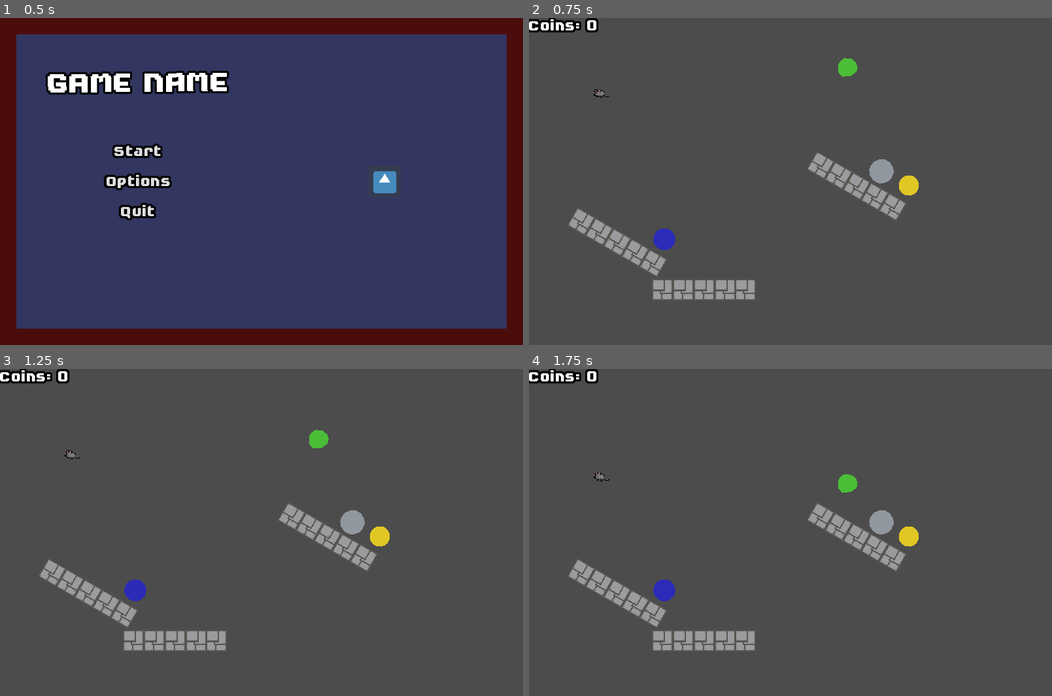
Above: before the commit, frames 1-4 (two rows, left to right).
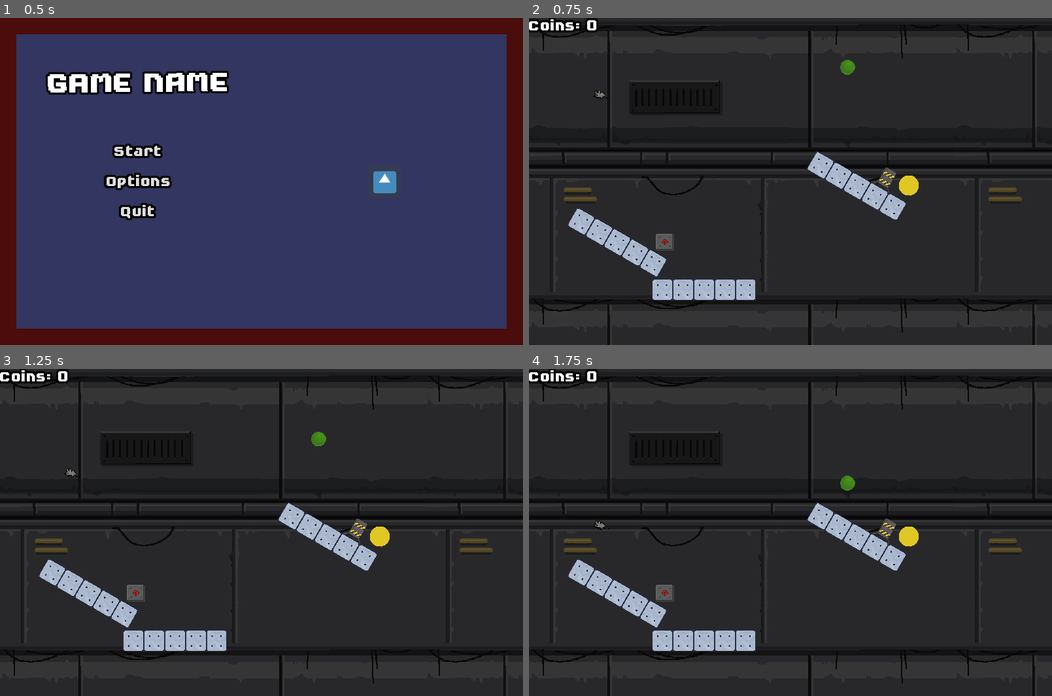
Above: after the commit, the same moments.

Repository: rkblake/TexasGameJam2021
Game: Godot game, scene res://scenes/main.tscn
Two runs of this game, one before a commit and one after it. Both use one fixed random seed, a clock stepped at 60 frames per second and the inputs below. The engine's default icon, where the game draws it, is replaced by a stand-in: a white triangle on a blue panel in a dark square.
Inputs (mouse positions are in pixels of both pictures, inside the frame that each line leads up to):
- Up to frame 1 (0.5 s): no input
- Up to frame 2 (0.75 s): click "Start" at 0.5 s
- Up to frame 3 (1.25 s): no input
- Up to frame 4 (1.75 s): move the mouse to (905, 516) at 1.27 s; tap Space (ui_select) at 1.52 s

Frame 1 is identical in both runs. In frame 2, 87% of the frame differs, in the area x 0-100%, y 0-100%; in frame 3, 87%; in frame 4, 87%.

Commit message:
replaced placeholder art and added background

Diff:
--- /dev/null
+++ b/assets/ArtAssets/Button.tres
@@ -0,0 +1,19 @@
+[gd_resource type="SpriteFrames" load_steps=5 format=2]
+
+[ext_resource path="res://assets/ArtAssets/Button_Press_buttonpress_0.png" type="Texture" id=1]
+[ext_resource path="res://assets/ArtAssets/Button_Idle_buttonidle_0.png" type="Texture" id=2]
+[ext_resource path="res://assets/ArtAssets/Button_Press_buttonpress_2.png" type="Texture" id=3]
+[ext_resource path="res://assets/ArtAssets/Button_Press_buttonpress_1.png" type="Texture" id=4]
+
+[resource]
+animations = [ {
+"frames": [ ExtResource( 1 ), ExtResource( 4 ), ExtResource( 3 ) ],
+"loop": false,
+"name": "press",
+"speed": 5.0
+}, {
+"frames": [ ExtResource( 2 ) ],
+"loop": true,
+"name": "idle",
+"speed": 5.0
+} ]
--- /dev/null
+++ b/assets/ArtAssets/Obstacle.tres
@@ -0,0 +1,20 @@
+[gd_resource type="SpriteFrames" load_steps=6 format=2]
+
+[ext_resource path="res://assets/ArtAssets/Obstacle_Idle_obstacleIdle_0.png" type="Texture" id=1]
+[ext_resource path="res://assets/ArtAssets/Obstacle_Clear_obstacleClear_0.png" type="Texture" id=2]
+[ext_resource path="res://assets/ArtAssets/Obstacle_Clear_obstacleClear_1.png" type="Texture" id=3]
+[ext_resource path="res://assets/ArtAssets/Obstacle_Clear_obstacleClear_3.png" type="Texture" id=4]
+[ext_resource path="res://assets/ArtAssets/Obstacle_Clear_obstacleClear_2.png" type="Texture" id=5]
+
+[resource]
+animations = [ {
+"frames": [ ExtResource( 2 ), ExtResource( 3 ), ExtResource( 5 ), ExtResource( 4 ) ],
+"loop": false,
+"name": "clear",
+"speed": 10.0
+}, {
+"frames": [ ExtResource( 1 ) ],
+"loop": true,
+"name": "idle",
+"speed": 5.0
+} ]
--- a/scenes/Button.tscn
+++ b/scenes/Button.tscn
@@ -1,12 +1,13 @@
-[gd_scene load_steps=4 format=2]
+[gd_scene load_steps=5 format=2]
 
 [ext_resource path="res://scripts/Button.gd" type="Script" id=1]
+[ext_resource path="res://assets/ArtAssets/Button.tres" type="SpriteFrames" id=2]
 
 [sub_resource type="CircleShape2D" id=1]
 radius = 21.4297
 
 [sub_resource type="CircleShape2D" id=2]
-radius = 54.0454
+radius = 37.8888
 
 [node name="Button" type="Node2D" groups=[
 "Button",
@@ -18,10 +19,6 @@
 [node name="CollisionShape2D" type="CollisionShape2D" parent="Center"]
 shape = SubResource( 1 )
 
-[node name="Polygon2D" type="Polygon2D" parent="."]
-color = Color( 0.176471, 0.172549, 0.721569, 1 )
-polygon = PoolVector2Array( 5.81688, -20.5861, 10.7725, -18.5259, 14.7816, -15.2964, 18.4008, -10.6191, 20.7394, -5.44079, 21.3519, 0.127331, 20.9065, 5.63977, 18.4565, 10.9852, 15.0043, 15.1612, 10.4384, 18.8362, 5.53848, 20.7294, -0.252369, 21.7316, -5.4864, 20.8407, -10.9988, 18.4464, -15.3976, 14.9942, -18.7942, 10.7068, -21.0771, 5.19432, -21.5783, 0.238693, -20.6317, -5.66351, -18.7385, -10.7305, -14.9522, -15.4077, -10.7204, -18.5259, -4.98527, -20.7531, -0.0853271, -21.4213 )
-
 [node name="Gravity" type="Area2D" parent="."]
 collision_layer = 2
 collision_mask = 2
@@ -29,6 +26,13 @@
 [node name="CollisionShape2D" type="CollisionShape2D" parent="Gravity"]
 shape = SubResource( 2 )
 
+[node name="AnimatedSprite" type="AnimatedSprite" parent="."]
+scale = Vector2( 2, 2 )
+frames = ExtResource( 2 )
+animation = "idle"
+playing = true
+offset = Vector2( 0, -2 )
+
 [connection signal="body_entered" from="Center" to="." method="_on_Center_body_entered"]
 [connection signal="body_exited" from="Center" to="." method="_on_Center_body_exited"]
 [connection signal="body_entered" from="Gravity" to="." method="_on_Gravity_body_entered"]
--- a/scenes/Game.tscn
+++ b/scenes/Game.tscn
@@ -6,14 +6,16 @@
 [ext_resource path="res://scenes/Mouse.tscn" type="PackedScene" id=4]
 [ext_resource path="res://scenes/Obstacle.tscn" type="PackedScene" id=5]
 [ext_resource path="res://assets/fonts/FutilePro.tres" type="DynamicFont" id=6]
-[ext_resource path="res://assets/sprites/tile.png" type="Texture" id=7]
+[ext_resource path="res://assets/sprites/floor_sprite.png" type="Texture" id=7]
+[ext_resource path="res://assets/ArtAssets/Marble_Animation 1_0.png" type="Texture" id=8]
+[ext_resource path="res://assets/sprites/lighter_background.jpg" type="Texture" id=9]
 
 [sub_resource type="PhysicsMaterial" id=3]
 friction = 0.73
 bounce = 0.18
 
 [sub_resource type="CircleShape2D" id=2]
-radius = 19.1277
+radius = 14.6387
 
 [sub_resource type="PhysicsMaterial" id=4]
 friction = 0.78
@@ -35,6 +37,10 @@
 
 [sub_resource type="VisualShaderNodeInput" id=10]
 input_name = "texture_pixel_size"
+
+[sub_resource type="VisualShaderNodeVectorOp" id=11]
+default_input_values = [ 0, Vector3( 0, 0, 0 ), 1, Vector3( 1.5, 1.6, 1.7 ) ]
+operator = 2
 
 [sub_resource type="VisualShader" id=7]
 code = "shader_type canvas_item;
@@ -60,8 +66,12 @@
 	vec3 n_out2p0 = tex_frg_2_read.rgb;
 	float n_out2p1 = tex_frg_2_read.a;
 
+// VectorOp:6
+	vec3 n_in6p1 = vec3(1.50000, 1.60000, 1.70000);
+	vec3 n_out6p0 = n_out2p0 * n_in6p1;
+
 // Output:0
-	COLOR.rgb = n_out2p0;
+	COLOR.rgb = n_out6p0;
 
 }
 
@@ -70,6 +80,7 @@
 
 }
 "
+graph_offset = Vector2( -42, 30 )
 mode = 1
 flags/light_only = false
 nodes/fragment/0/position = Vector2( 1080, 60 )
@@ -81,13 +92,25 @@
 nodes/fragment/4/position = Vector2( 400, 200 )
 nodes/fragment/5/node = SubResource( 10 )
 nodes/fragment/5/position = Vector2( 60, 340 )
-nodes/fragment/connections = PoolIntArray( 2, 0, 0, 0, 3, 0, 4, 0, 4, 0, 2, 0 )
+nodes/fragment/6/node = SubResource( 11 )
+nodes/fragment/6/position = Vector2( 860, 220 )
+nodes/fragment/connections = PoolIntArray( 3, 0, 4, 0, 4, 0, 2, 0, 2, 0, 6, 0, 6, 0, 0, 0 )
 
 [sub_resource type="ShaderMaterial" id=8]
 shader = SubResource( 7 )
 
 [node name="Game" type="Node2D"]
 script = ExtResource( 1 )
+
+[node name="Background" type="TextureRect" parent="."]
+self_modulate = Color( 0.407843, 0.376471, 0.368627, 1 )
+margin_right = 1025.0
+margin_bottom = 641.0
+texture = ExtResource( 9 )
+stretch_mode = 2
+__meta__ = {
+"_edit_use_anchors_": false
+}
 
 [node name="GUI" type="CanvasLayer" parent="."]
 
@@ -111,10 +134,9 @@
 [node name="CollisionShape2D" type="CollisionShape2D" parent="Marble"]
 shape = SubResource( 2 )
 
-[node name="Polygon2D" type="Polygon2D" parent="Marble"]
-scale = Vector2( 1.94288, 1.94288 )
-color = Color( 0.298039, 0.74902, 0.219608, 1 )
-polygon = PoolVector2Array( 3.47395, 8.86186, 9.09261, 4.74152, 10.2163, -0.127975, 8.71803, -4.62291, 4.22311, -8.36867, -3.26843, -9.11783, -7.38878, -6.12122, -9.63624, -2.00087, -9.26166, 5.11609, -5.51589, 9.61102 )
+[node name="Sprite" type="Sprite" parent="Marble"]
+position = Vector2( -0.472534, 0.629959 )
+texture = ExtResource( 8 )
 
 [node name="StaticBody2D" type="StaticBody2D" parent="."]
 position = Vector2( 563.751, 259.878 )
@@ -181,7 +203,7 @@
 position = Vector2( 743.615, 327.538 )
 
 [node name="Button" parent="." instance=ExtResource( 3 )]
-position = Vector2( 265, 433 )
+position = Vector2( 266, 438 )
 obstacle_path = NodePath("../ObstacleTest")
 
 [node name="Mouse" parent="." instance=ExtResource( 4 )]
@@ -189,4 +211,5 @@
 collision_layer = 3
 
 [node name="ObstacleTest" parent="." instance=ExtResource( 5 )]
-position = Vector2( 690, 300 )
+position = Vector2( 700.079, 314.489 )
+rotation = 0.523598
--- a/scenes/Mouse.tscn
+++ b/scenes/Mouse.tscn
@@ -7,6 +7,9 @@
 radius = 9.16892
 
 [node name="Mouse" type="RigidBody2D"]
+gravity_scale = 2.88
+linear_damp = 0.53
+angular_damp = 3.077
 script = ExtResource( 2 )
 
 [node name="CollisionShape2D" type="CollisionShape2D" parent="."]
--- a/scenes/Obstacle.tscn
+++ b/scenes/Obstacle.tscn
@@ -1,9 +1,10 @@
-[gd_scene load_steps=3 format=2]
+[gd_scene load_steps=4 format=2]
 
 [ext_resource path="res://scripts/Obstacle.gd" type="Script" id=1]
+[ext_resource path="res://assets/ArtAssets/Obstacle.tres" type="SpriteFrames" id=2]
 
-[sub_resource type="CircleShape2D" id=1]
-radius = 24.1343
+[sub_resource type="RectangleShape2D" id=1]
+extents = Vector2( 12.125, 19 )
 
 [node name="Obstacle" type="StaticBody2D"]
 script = ExtResource( 1 )
@@ -11,6 +12,9 @@
 [node name="CollisionShape2D" type="CollisionShape2D" parent="."]
 shape = SubResource( 1 )
 
-[node name="Polygon2D" type="Polygon2D" parent="."]
-color = Color( 0.572549, 0.596078, 0.623529, 1 )
-polygon = PoolVector2Array( 5.45772, 22.8298, 14.3845, 19.3259, 19.9741, 12.8186, 24.2289, 2.9741, 23.1443, -6.4532, 16.9707, -17.2153, 7.29313, -23.0553, -4.13644, -23.5558, -14.7317, -18.5502, -20.8219, -11.2086, -23.9922, -2.69896, -22.9911, 7.8129, -15.9831, 17.8242, -7.6404, 22.9133, 1.36977, 24.0813 )
+[node name="AnimatedSprite" type="AnimatedSprite" parent="."]
+position = Vector2( -4.5, -7.125 )
+scale = Vector2( 2, 2 )
+frames = ExtResource( 2 )
+animation = "idle"
+playing = true
--- a/scripts/Button.gd
+++ b/scripts/Button.gd
@@ -12,11 +12,13 @@
 
 
 func _on_Center_body_entered(body):
+	$AnimatedSprite.animation = 'press'
 	emit_signal('button_pressed', self)
 	obstacle.disable(true)
 
 
 func _on_Center_body_exited(body):
+	$AnimatedSprite.animation = 'idle'
 	emit_signal('button_released', self)
 	obstacle.disable(false)
 
--- a/scripts/Obstacle.gd
+++ b/scripts/Obstacle.gd
@@ -8,4 +8,4 @@
 #	$CollisionShape2D.disabled = disabled
 	$CollisionShape2D.set_deferred('disabled', disabled)
 #	set_collision_layer_bit(0, disabled)
-	visible = !disabled
+	$AnimatedSprite.animation = 'clear' if disabled else 'idle'
Not shown, added: assets/ArtAssets/Button_Idle_buttonidle_0.png.import
Not shown, added: assets/ArtAssets/Button_Press_buttonpress_0.png.import
Not shown, added: assets/ArtAssets/Button_Press_buttonpress_1.png.import
Not shown, added: assets/ArtAssets/Button_Press_buttonpress_2.png.import
Not shown, added: assets/ArtAssets/Marble_Animation 1_0.png.import
Not shown, added: assets/ArtAssets/Obstacle_Clear_obstacleClear_0.png.import
Not shown, added: assets/ArtAssets/Obstacle_Clear_obstacleClear_1.png.import
Not shown, added: assets/ArtAssets/Obstacle_Clear_obstacleClear_2.png.import
Not shown, added: assets/ArtAssets/Obstacle_Clear_obstacleClear_3.png.import
Not shown, added: assets/ArtAssets/Obstacle_Idle_obstacleIdle_0.png.import
Binary file added: assets/sprites/floor_sprite.png
Not shown, added: assets/sprites/floor_sprite.png.import
(and 3 more such lines)
